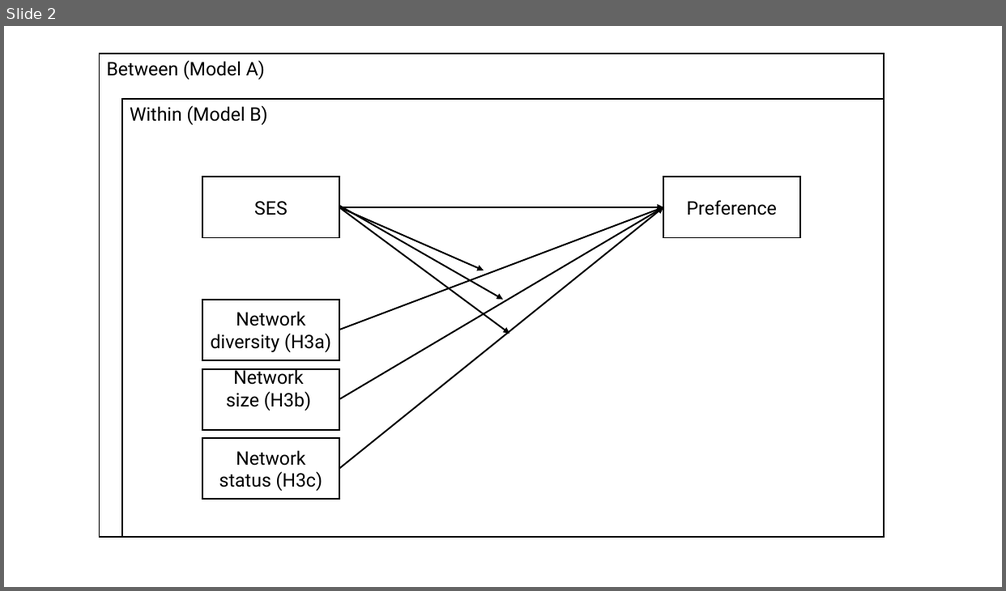
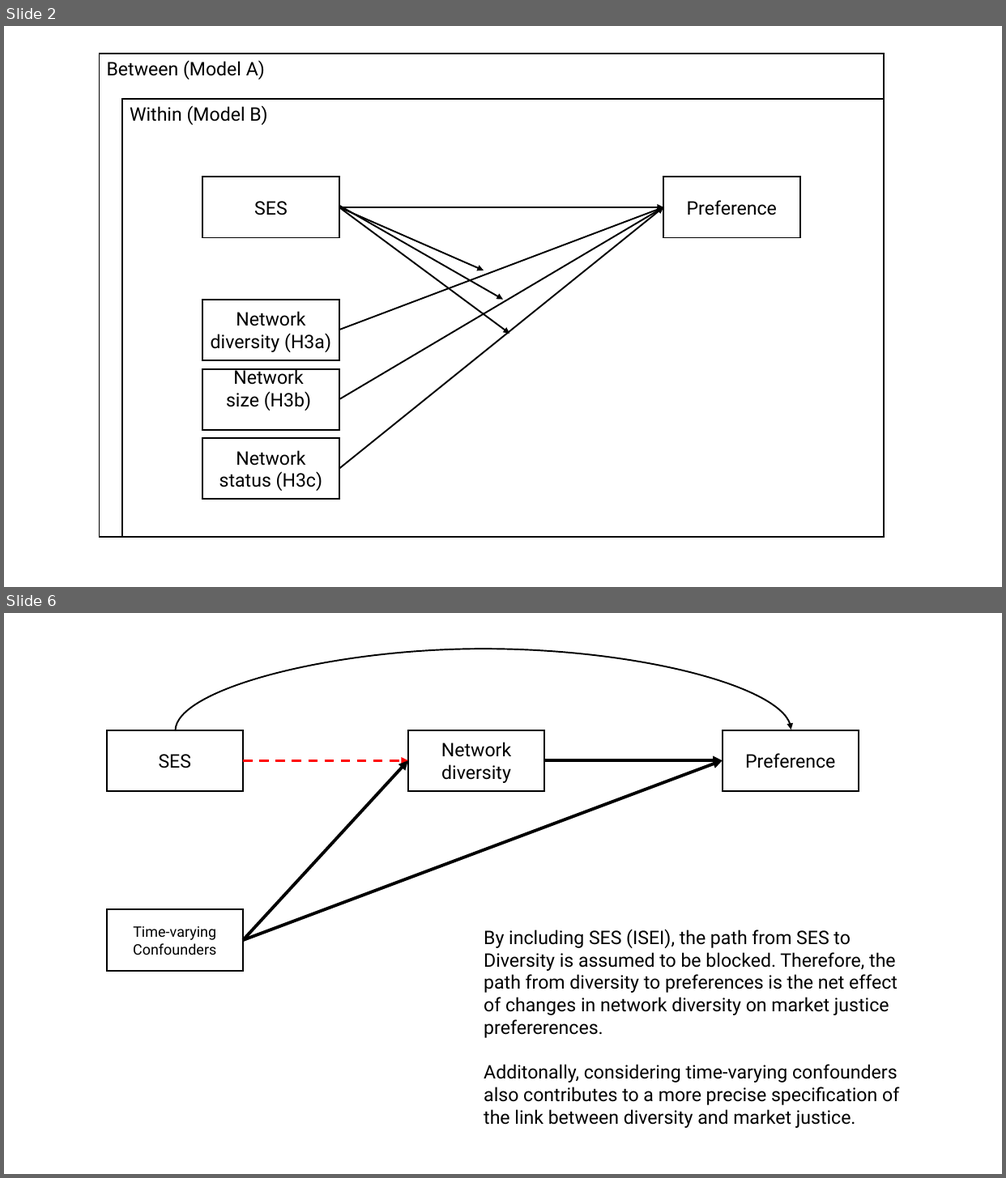
Before and after one commit to class-networks-inequality-cohesion/refgroup-social, a slide deck: output/images/paper2_scheme.pptx. Shown one above the other, each under a label of ours: slide 2 before the commit, slides 2 and 6 after it; the slides between them are not shown. The pictures are 1006x591 and 1006x1178 pixels, drawn with LibreOffice and Linux fonts; fonts in the diff are those of the drawing. Boxes give left, top, right and bottom in pixels: in the first picture for what was removed or moved away, otherwise in the second. Text is boxed around its words. In the diff, an @@ line names an element or a change of style, - is before the commit and + after.

Commit message:
update casual path

```diff
--- a/output/images/paper2_scheme.pptx
+++ b/output/images/paper2_scheme.pptx
@@ slide 6 added at (4,613,1002,1174), background #FFFFFF @@
@@ curved arrow added from (176, 730) to (791, 730), #000000 1.5 pt @@
@@ rectangle added at (107,730,243,791), fill #FFFFFF, outline #000000 1.5 pt, 18 pt, text #000000 @@
+SES
@@ rectangle added at (408,730,544,791), fill #FFFFFF, outline #000000 1.5 pt, 18 pt, text #000000 @@
+Network diversity
@@ rectangle added at (722,730,859,791), fill #FFFFFF, outline #000000 1.5 pt, 18 pt, text #000000 @@
+Preference
@@ arrow added from (243, 760) to (408, 760), #FF0000 2.25 pt dashed @@
@@ arrow added from (243, 940) to (408, 760), #000000 3 pt @@
@@ arrow added from (243, 940) to (722, 760), #000000 3 pt @@
@@ arrow added from (544, 760) to (722, 760), #000000 3 pt @@
@@ rectangle added at (107,910,243,971), fill #FFFFFF, outline #000000 1.5 pt, 14 pt, text #000000 @@
+Time-varying
+Confounders
@@ text added at (484,929,899,1128), 18 pt, text #000000 @@
+By including SES (ISEI), the path from SES to Diversity is assumed to be blocked. Therefore, the path from diversity to preferences is the net effect of changes in network diversity on market justice prefererences.
+Additonally, considering time-varying confounders also contributes to a more precise specification of the link between diversity and market justice.
```
Also in this commit, not shown: 6 other slides added, 46 other files.
